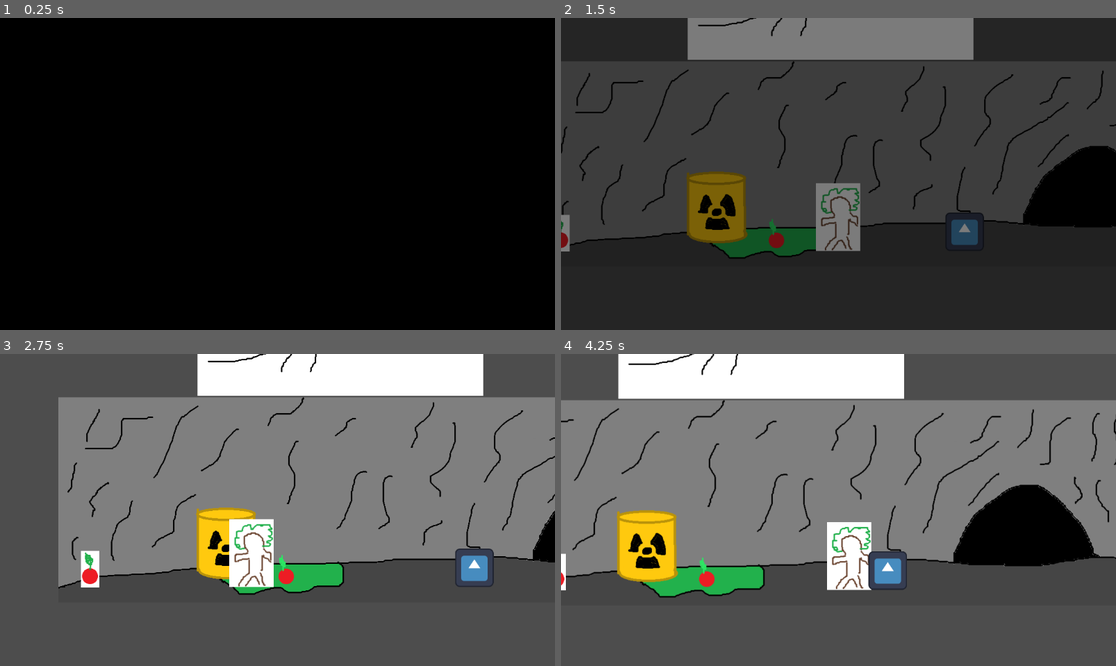
Above: before the commit, frames 1-4 (two rows, left to right).
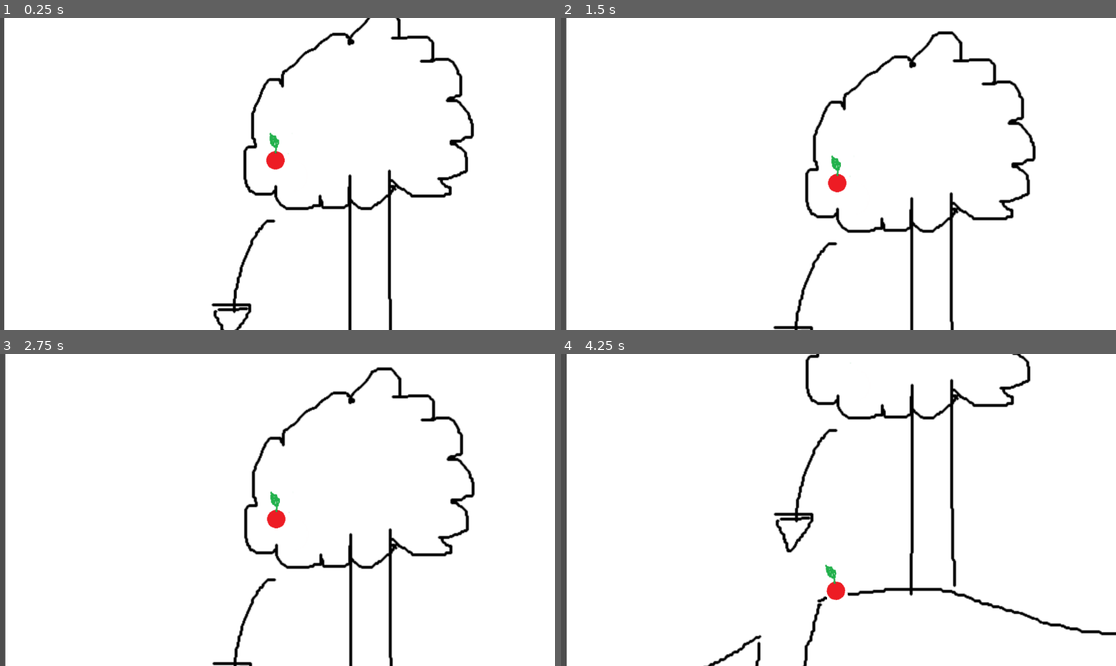
Above: after the commit, the same moments.

Repository: annemone07/jogo-Laje
Game: Godot game, scene res://scenes/game.tscn
The game is run twice, just before and just after one commit, with the same random seed, the same clock (stepped at 60 frames per second) and the same inputs. Before the commit the project starts from res://scenes/first_area.tscn. The engine's default icon, where the game draws it, is replaced by a stand-in: a white triangle on a blue panel in a dark square.
Inputs:
- Up to frame 1 (0.25 s): no input
- Up to frame 2 (1.5 s): tap Enter (ui_accept) at 0.5 s; hold Right (mRight) from 0.53 s (still down); tap X (attackButton) at 0.6 s; tap C (jump) at 0.77 s; tap Z (rangedAttack) at 1.35 s
- Up to frame 3 (2.75 s): tap C (jump) at 1.52 s; release Right (mRight) at 2.03 s; hold Left (mLeft) from 2.03 s (still down); tap X (attackButton) at 2.1 s
- Up to frame 4 (4.25 s): release Left (mLeft) at 2.78 s; hold Right (mRight) from 2.78 s (still down); tap Z (rangedAttack) at 2.85 s; tap C (jump) at 3.02, 3.77 s; tap X (attackButton) at 3.6 s

The runs differ from the first frame. In frame 1, 99% of the frame differs, in the area x 0-100%, y 0-100%; in frame 2, 99%; in frame 3, 91%; in frame 4, 91%.

Commit message:
Revert "Enemy fix"

Diff:
--- a/project.godot
+++ b/project.godot
@@ -11,7 +11,7 @@
 [application]
 
 config/name="Jogo Laje"
-run/main_scene="uid://dkmerpadix720"
+run/main_scene="uid://c3l5svqdj55d6"
 config/features=PackedStringArray("4.6", "Forward Plus")
 config/icon="res://icon.svg"
 
--- a/scenes/enemy_chaser.gd
+++ /dev/null
@@ -1,66 +0,0 @@
-extends CharacterBody2D
-
-var hp = 10
-var speed = 150
-var current_state = state.IDLE
-enum state {IDLE,HUNT,DEAD}
-@onready var player: Jogador = %player
-var contador_i_frames=1
-
-func _physics_process(_delta) -> void:
-	if hp <0:
-		current_state = state.DEAD
-#isso fica procurando "como" o inimigo tá
-	match current_state:
-		state.IDLE:
-			velocity.x = 0
-		state.HUNT:
-			hunting()
-		state.DEAD:
-			queue_free()
-
-	if player.attacked and $Enemy_hitbox.overlaps_area(player.get_node("areaAtk")) and contador_i_frames==0:
-		hp-=1
-		#knockback
-		if $Enemy_collision/Enemy_sprite.flip_h == false:
-			velocity.x = -speed*20
-			contador_i_frames=1
-			print(hp)
-		if $Enemy_collision/Enemy_sprite.flip_h == true:
-			velocity.x = speed*20
-			contador_i_frames=1
-			print(hp)
-
-	if !player.attacked:
-		contador_i_frames=0
-	if not is_on_floor():
-		velocity.y += 100
-
-	move_and_slide()
-
-
-#detecção
-
-func _on_enemy_range_body_entered(body: Node2D)-> void:
-	if body == player:
-		current_state = state.HUNT
-
-	else:
-		current_state = state.IDLE
-		velocity.x = 0
-#correndo
-
-func hunting():
-	if player.global_position.x > global_position.x:
-		velocity.x = speed
-		$Enemy_collision/Enemy_sprite.flip_h = false
-	else:
-		velocity.x = -speed
-		$Enemy_collision/Enemy_sprite.flip_h = true
-
-#parando
-func _on_enemy_range_body_exited(body: Node2D) -> void:
-	if body == player:
-		current_state = state.IDLE
-		velocity.x = 0
-	pass # Replace with function body.
--- a/scenes/enemy_chaser.tscn
+++ /dev/null
@@ -1,38 +0,0 @@
-[gd_scene format=3 uid="uid://c873fxl18txli"]
-
-[ext_resource type="Script" uid="uid://bdmqssbc1aqd3" path="res://scripts/enemy_chaser.gd" id="1_x7y0m"]
-[ext_resource type="Texture2D" uid="uid://bv3m88gs3dc2t" path="res://icon.svg" id="2_wuvmb"]
-
-[sub_resource type="RectangleShape2D" id="RectangleShape2D_3ddd7"]
-size = Vector2(80, 80)
-
-[sub_resource type="RectangleShape2D" id="RectangleShape2D_xdwg6"]
-size = Vector2(384, 80)
-
-[node name="Enemy_chaser" type="CharacterBody2D" unique_id=1182357391]
-script = ExtResource("1_x7y0m")
-
-[node name="Enemy_collision" type="CollisionShape2D" parent="." unique_id=2007287862]
-shape = SubResource("RectangleShape2D_3ddd7")
-
-[node name="Enemy_sprite" type="Sprite2D" parent="Enemy_collision" unique_id=1172582417]
-position = Vector2(-7.6293945e-06, 2.861023e-06)
-scale = Vector2(0.625, 0.625)
-texture = ExtResource("2_wuvmb")
-
-[node name="Enemy_range" type="Area2D" parent="." unique_id=1053003867]
-
-[node name="range" type="CollisionShape2D" parent="Enemy_range" unique_id=19114438]
-shape = SubResource("RectangleShape2D_xdwg6")
-debug_color = Color(0.5000876, 0.5746376, 0.27697182, 0.41960785)
-
-[node name="Enemy_hitbox" type="Area2D" parent="." unique_id=67427644]
-collision_layer = 3
-collision_mask = 3
-
-[node name="hitbox_collision" type="CollisionShape2D" parent="Enemy_hitbox" unique_id=164336486]
-shape = SubResource("RectangleShape2D_3ddd7")
-
-[connection signal="area_entered" from="Enemy_range" to="." method="_on_enemy_range_area_entered"]
-[connection signal="body_entered" from="Enemy_range" to="." method="_on_enemy_range_body_entered"]
-[connection signal="body_exited" from="Enemy_range" to="." method="_on_enemy_range_body_exited"]
--- a/scenes/first_area.tscn
+++ b/scenes/first_area.tscn
@@ -12,7 +12,6 @@
 [ext_resource type="Texture2D" uid="uid://c8n5wy3wusat" path="res://scenes/black_screen.png" id="10_k1hnx"]
 [ext_resource type="PackedScene" uid="uid://bmm0ovx87n0if" path="res://scenes/entrada_auto.tscn" id="11_k8fe5"]
 [ext_resource type="PackedScene" uid="uid://ccgtucabper6c" path="res://scenes/enemy_test.tscn" id="12_uvkhp"]
-[ext_resource type="PackedScene" uid="uid://c873fxl18txli" path="res://scenes/enemy_chaser.tscn" id="13_1gtlx"]
 
 [sub_resource type="RectangleShape2D" id="RectangleShape2D_fh0ai"]
 size = Vector2(20, 8.0625)
@@ -200,7 +199,4 @@
 [node name="enemyTest3" parent="." unique_id=393547801 instance=ExtResource("12_uvkhp")]
 position = Vector2(-565, 252)
 
-[node name="Enemy_chaser" parent="." unique_id=1182357391 instance=ExtResource("13_1gtlx")]
-position = Vector2(274, 258)
-
 [connection signal="animation_finished" from="CanvasLayer/loading" to="player" method="_on_loading_animation_finished"]
--- a/scripts/enemy_chaser.gd
+++ /dev/null
@@ -1,67 +0,0 @@
-class_name Enemy
-extends CharacterBody2D
-
-var hp = 10
-var speed = 150
-var current_state = state.IDLE
-enum state {IDLE,HUNT,DEAD}
-@onready var player: Jogador = %player
-var contador_i_frames=1
-
-func _physics_process(_delta) -> void:
-	if hp <0:
-		current_state = state.DEAD
-#isso fica procurando "como" o inimigo tá
-	match current_state:
-		state.IDLE:
-			velocity.x = 0
-		state.HUNT:
-			hunting()
-		state.DEAD:
-			queue_free()
-
-	if player.hasAttacked and $Enemy_hitbox.overlaps_area(player.get_node("areaAtk")) and contador_i_frames==0:
-		hp-=1
-		#knockback
-		if $Enemy_collision/Enemy_sprite.flip_h == false:
-			velocity.x = -speed*20
-			contador_i_frames=1
-			print(hp)
-		if $Enemy_collision/Enemy_sprite.flip_h == true:
-			velocity.x = speed*20
-			contador_i_frames=1
-			print(hp)
-
-	if !player.hasAttacked:
-		contador_i_frames=0
-	if not is_on_floor():
-		velocity.y += 100
-
-	move_and_slide()
-
-
-#detecção
-
-func _on_enemy_range_body_entered(body: Node2D)-> void:
-	if body == player:
-		current_state = state.HUNT
-
-	else:
-		current_state = state.IDLE
-		velocity.x = 0
-#correndo
-
-func hunting():
-	if player.global_position.x > global_position.x:
-		velocity.x = speed
-		$Enemy_collision/Enemy_sprite.flip_h = false
-	else:
-		velocity.x = -speed
-		$Enemy_collision/Enemy_sprite.flip_h = true
-
-#parando
-func _on_enemy_range_body_exited(body: Node2D) -> void:
-	if body == player:
-		current_state = state.IDLE
-		velocity.x = 0
-	pass # Replace with function body.
--- a/scripts/enemy_test.gd
+++ b/scripts/enemy_test.gd
@@ -1,4 +1,4 @@
-
+class_name Enemy
 
 extends CharacterBody2D
 
@@ -28,6 +28,11 @@
 	else:
 		direction = 0
 
+	if player.hasAttacked and (hitbox.overlaps_area(player.get_node("areaAtk"))) and contador_i_frames==0:
+		hp-=1
+		velocity.x = -direction * SPEED*20
+		print(hp)
+		contador_i_frames=1
 
 	if !player.hasAttacked:
 		contador_i_frames=0
Not shown, removed: scenes/enemy_chaser.gd.uid
Not shown, removed: scripts/enemy_chaser.gd.uid
